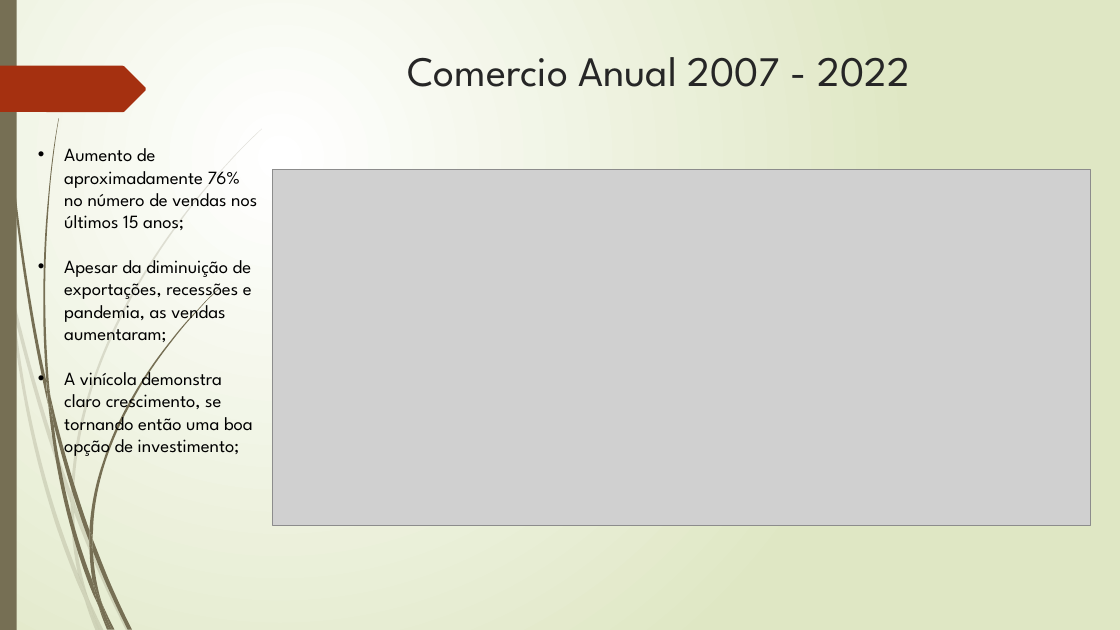
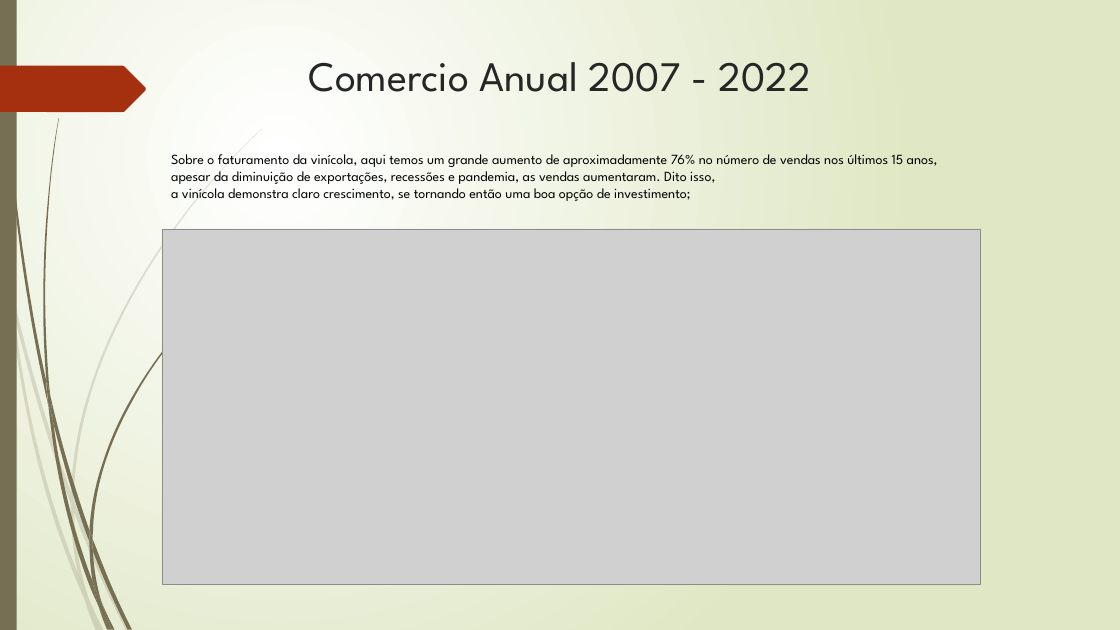
Before and after one commit to SinxCode/Tech-Challenge, a slide deck: slide 6 of Tech - Challenge.pptx (slide 5 before the commit). Drawn at 1120x630 pixels with LibreOffice and Linux fonts; fonts in the diff are those of the drawing; grey boxes stand for pictures. Boxes give left, top, right and bottom in pixels: in the first picture for what was removed or moved away, otherwise in the second. Text is boxed around its words. In the diff, an @@ line names an element or a change of style, - is before the commit and + after.

```diff
--- a/Tech - Challenge.pptx
+++ b/Tech - Challenge.pptx
@@ title "Comercio Anual 2007 - 2022": place and size @@
-title "Comercio Anual 2007 - 2022" at box(407, 57, 909, 87)
+title "Comercio Anual 2007 - 2022" at box(309, 62, 811, 92)
@@ text at box(171, 154, 938, 201): text changed; size 16 to 12 pt @@
-• Aumento de aproximadamente 76% no número de vendas nos últimos 15 anos;
-• Apesar da diminuição de exportações, recessões e pandemia, as vendas aumentaram;
-• A vinícola demonstra claro crescimento, se tornando então uma boa opção de investimento;
+Sobre o faturamento da vinícola, aqui temos um grande aumento de aproximadamente 76% no número de vendas nos últimos 15 anos, apesar da diminuição de exportações, recessões e pandemia, as vendas aumentaram. Dito isso,
+a vinícola demonstra claro crescimento, se tornando então uma boa opção de investimento;
@@ picture: place and size @@
-picture at box(273, 170, 1091, 525)
+picture at box(163, 229, 981, 585)
```
Also in this commit, not shown: 6 other slides changed, 4 slides added.
